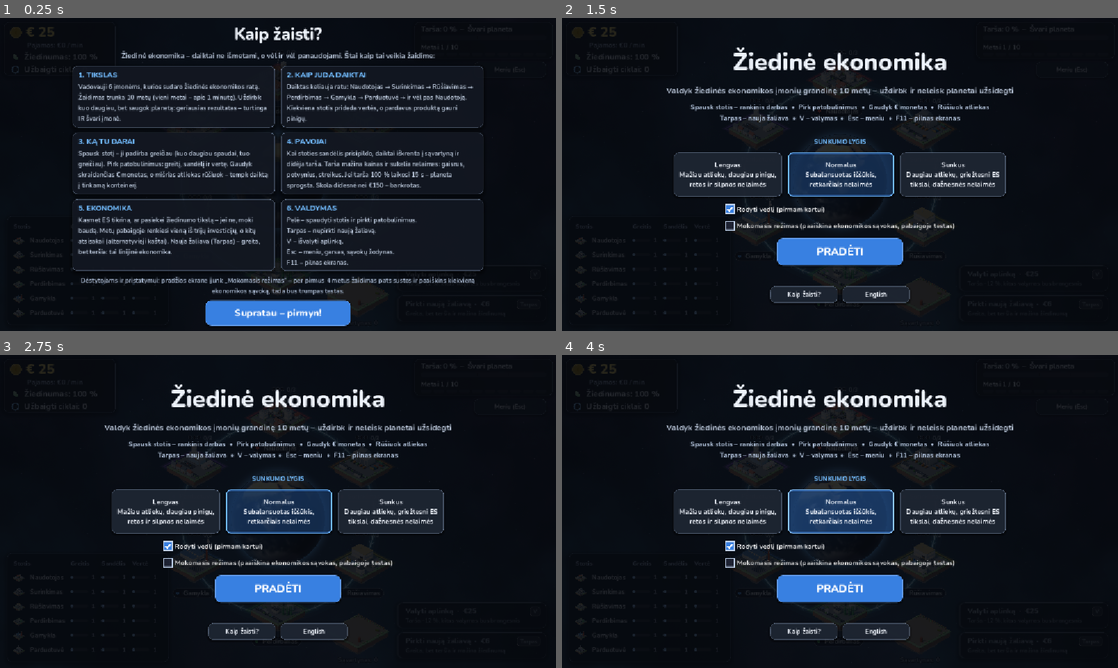
Above: before the commit, frames 1-4 (two rows, left to right).
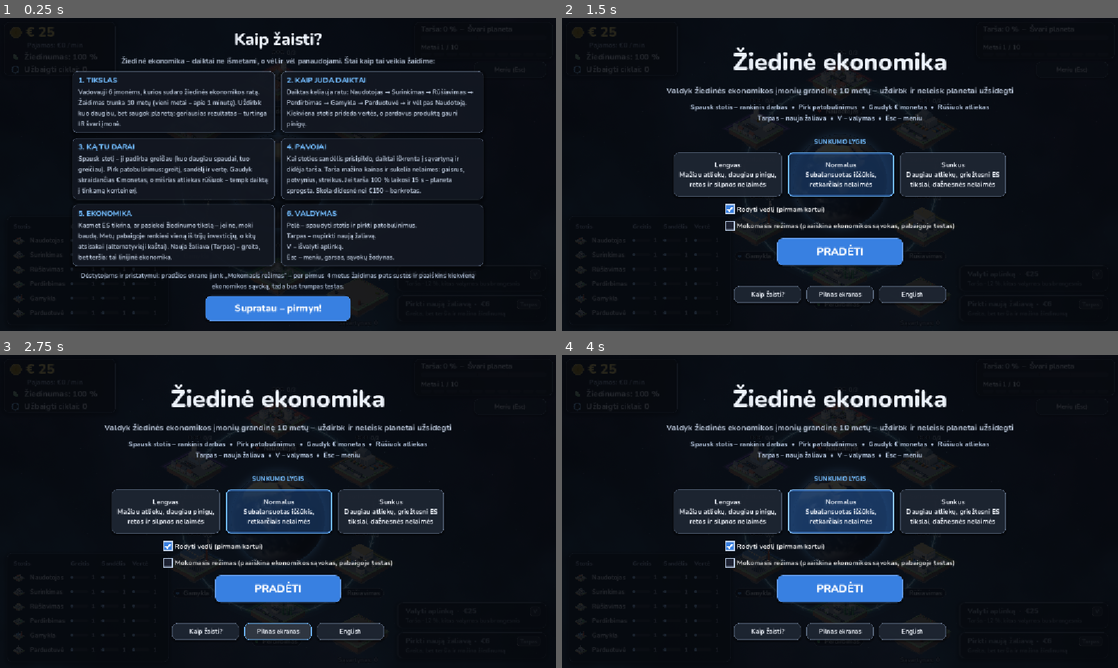
Above: after the commit, the same moments.

Repository: Y-Yes/ziedine-ekonomika
Game: Godot game, scene res://scenes/main.tscn
Same seed, same stepped clock (60 frames per second), same inputs: the game is played once before the commit and once after it.
Inputs (mouse positions are in pixels of both pictures, inside the frame that each line leads up to):
- Up to frame 1 (0.25 s): no input
- Up to frame 2 (1.5 s): click "Meniu (Esc)" at 0.5 s; click "Supratau – pirmyn!" at 1.25 s
- Up to frame 3 (2.75 s): click (278, 630) at 2 s, where only the run after the commit has a clickable "Pilnas ekranas"
- Up to frame 4 (4 s): click "Lengvas Mažiau atliekų, daugi…" at 2.75 s; click "Normalus Subalansuotas iššūki…" at 3.5 s

The runs differ from the first frame. In frame 1, 21% of the frame differs, in the area x 13-87%, y 2-99%; in frame 2, 1.4%; in frame 3, 1.5%; in frame 4, 1.4%.

Commit message:
Žaidimas tik naršyklėje (itch.io), HTML versija nukreipia į nuorodą, be F11

Diff:
--- a/scripts/game.gd
+++ b/scripts/game.gd
@@ -231,7 +231,7 @@
 	sfx.start_music()
 
 	get_viewport().size_changed.connect(_relayout)
-	if bool(Settings.get_value("fullscreen", false)):
+	if bool(Settings.get_value("fullscreen", false)) and not OS.has_feature("web"):
 		DisplayServer.window_set_mode(DisplayServer.WINDOW_MODE_FULLSCREEN)
 	_relayout()
 	hud.refresh_fullscreen()
@@ -286,8 +286,24 @@
 	hud.hide_event()
 	hud.show_start_overlay()
 
+## Full screen. In the browser the page itself is put in full screen through
+## JavaScript (works inside itch.io / iframes too), and it is not remembered,
+## because browsers only allow it right after a click or key press.
+func is_fullscreen() -> bool:
+	if OS.has_feature("web"):
+		return bool(JavaScriptBridge.eval("!!(document.fullscreenElement || document.webkitFullscreenElement)", true))
+	return DisplayServer.window_get_mode() in [DisplayServer.WINDOW_MODE_FULLSCREEN, DisplayServer.WINDOW_MODE_EXCLUSIVE_FULLSCREEN]
+
 func toggle_fullscreen() -> void:
-	var fs := DisplayServer.window_get_mode() in [DisplayServer.WINDOW_MODE_FULLSCREEN, DisplayServer.WINDOW_MODE_EXCLUSIVE_FULLSCREEN]
+	var fs := is_fullscreen()
+	if OS.has_feature("web"):
+		if fs:
+			JavaScriptBridge.eval("(document.exitFullscreen || document.webkitExitFullscreen).call(document)", true)
+		else:
+			JavaScriptBridge.eval("var e=document.documentElement;(e.requestFullscreen||e.webkitRequestFullscreen).call(e)", true)
+		Sfx.play("click")
+		get_tree().create_timer(0.4).timeout.connect(func(): hud.refresh_fullscreen())
+		return
 	DisplayServer.window_set_mode(DisplayServer.WINDOW_MODE_WINDOWED if fs else DisplayServer.WINDOW_MODE_FULLSCREEN)
 	Settings.set_value("fullscreen", not fs)
 	Sfx.play("click")
--- a/scripts/hud.gd
+++ b/scripts/hud.gd
@@ -147,7 +147,7 @@
 	["3. KĄ TU DARAI", "Spausk stotį – ji padirba greičiau (kuo daugiau spaudai, tuo greičiau). Pirk patobulinimus: greitį, sandėlį ir vertę. Gaudyk skraidančias € monetas, o mišrias atliekas rūšiuok – tempk daiktą į tinkamą konteinerį.", Color(1.0, 0.85, 0.4)],
 	["4. PAVOJAI", "Kai stoties sandėlis prisipildo, daiktai iškrenta į sąvartyną ir didėja tarša. Tarša mažina kainas ir sukelia nelaimes: gaisrus, potvynius, streikus. Jei tarša 100 % laikosi 15 s – planeta sprogsta. Skola didesnė nei €150 – bankrotas.", Color(1.0, 0.5, 0.4)],
 	["5. EKONOMIKA", "Kasmet ES tikrina, ar pasiekei žiedinumo tikslą – jei ne, moki baudą. Metų pabaigoje renkiesi vieną iš trijų investicijų, o kitų atsisakai (alternatyvieji kaštai). Nauja žaliava (Tarpas) – greita, bet teršia: tai linijinė ekonomika.", Color(0.75, 0.6, 1.0)],
-	["6. VALDYMAS", "Pelė – spaudyti stotis ir pirkti patobulinimus.\nTarpas – nupirkti naują žaliavą.\nV – išvalyti aplinką.\nEsc – meniu, garsas, sąvokų žodynas.\nF11 – pilnas ekranas.", Color(0.7, 0.8, 0.92)],
+	["6. VALDYMAS", "Pelė – spaudyti stotis ir pirkti patobulinimus.\nTarpas – nupirkti naują žaliavą.\nV – išvalyti aplinką.\nEsc – meniu, garsas, sąvokų žodynas.", Color(0.7, 0.8, 0.92)],
 ]
 var secret_label: Label
 var secret_btn: Button
@@ -565,8 +565,8 @@
 func refresh_fullscreen() -> void:
 	if fs_btn == null:
 		return
-	var fs := DisplayServer.window_get_mode() in [DisplayServer.WINDOW_MODE_FULLSCREEN, DisplayServer.WINDOW_MODE_EXCLUSIVE_FULLSCREEN]
-	fs_btn.text = Loc.t("Langas (F11)") if fs else Loc.t("Pilnas ekranas (F11)")
+	var fs: bool = game.is_fullscreen()
+	fs_btn.text = Loc.t("Išeiti iš pilno ekrano") if fs else Loc.t("Pilnas ekranas")
 
 # --- Language ----------------------------------------------------------------------
 
@@ -1064,7 +1064,7 @@
 	st.text = Loc.t("Valdyk žiedinės ekonomikos įmonių grandinę 10 metų – uždirbk ir neleisk planetai užsidegti")
 	var how := _center_label(start_box, 14, Color(0.75, 0.82, 0.92))
 	how.text = (Loc.t("Spausk stotis – rankinis darbas  •  Pirk patobulinimus  •  Gaudyk € monetas  •  Rūšiuok atliekas\n")
-		+ Loc.t("Tarpas – nauja žaliava  •  V – valymas  •  Esc – meniu  •  F11 – pilnas ekranas"))
+		+ Loc.t("Tarpas – nauja žaliava  •  V – valymas  •  Esc – meniu"))
 	var sp := Control.new()
 	sp.custom_minimum_size = Vector2(0, 6)
 	start_box.add_child(sp)
@@ -1145,6 +1145,13 @@
 	_button_styles(help_btn, Color(0.35, 0.7, 0.95))
 	help_btn.pressed.connect(func(): Sfx.play("click"); show_intro())
 	row5.add_child(help_btn)
+	var fs_start := Button.new()
+	fs_start.text = Loc.t("Pilnas ekranas")
+	fs_start.custom_minimum_size = Vector2(140, 32)
+	fs_start.add_theme_font_size_override("font_size", 13)
+	_button_styles(fs_start)
+	fs_start.pressed.connect(func(): game.toggle_fullscreen())
+	row5.add_child(fs_start)
 	row5.add_child(lang_btn)
 	_build_secret_button()
 	# The secret level is never pre-selected on launch – it stays a secret;
@@ -1923,7 +1930,7 @@
 	if ev is InputEventKey and ev.pressed and not ev.echo:
 		if ev.keycode == KEY_M:
 			_toggle_mute()
-		elif ev.keycode == KEY_F11 or (ev.keycode == KEY_ENTER and ev.alt_pressed):
+		elif not OS.has_feature("web") and (ev.keycode == KEY_F11 or (ev.keycode == KEY_ENTER and ev.alt_pressed)):
 			game.toggle_fullscreen()
 			get_viewport().set_input_as_handled()
 
--- a/scripts/loc.gd
+++ b/scripts/loc.gd
@@ -27,8 +27,7 @@
 	"Efektai": "Effects",
 	"Garso nustatymai": "Sound settings",
 	"Išjungti visą garsą (M)": "Mute all sound (M)",
-	"Langas (F11)": "Window (F11)",
-	"Pilnas ekranas (F11)": "Fullscreen (F11)",
+	"Išeiti iš pilno ekrano": "Exit full screen",
 	"PAJAMOS": "INCOME",
 	"Į SĄVARTYNĄ": "TO LANDFILL",
 	"TARŠA": "POLLUTION",
@@ -38,8 +37,8 @@
 		"Run a circular-economy supply chain for 10 years – make money and don't let the planet burn",
 	"Spausk stotis – rankinis darbas  •  Pirk patobulinimus  •  Gaudyk € monetas  •  Rūšiuok atliekas\n":
 		"Click stations – manual work  •  Buy upgrades  •  Catch € coins  •  Sort waste\n",
-	"Tarpas – nauja žaliava  •  V – valymas  •  Esc – meniu  •  F11 – pilnas ekranas":
-		"Space – new raw material  •  V – clean-up  •  Esc – menu  •  F11 – fullscreen",
+	"Tarpas – nauja žaliava  •  V – valymas  •  Esc – meniu":
+		"Space – new raw material  •  V – clean-up  •  Esc – menu",
 	"SUNKUMO LYGIS": "DIFFICULTY",
 	"Rodyti vedlį (pirmam kartui)": "Show tutorial (first time)",
 	"PRADĖTI": "START",
@@ -160,7 +159,7 @@
 	"Spausk stotį – ji padirba greičiau (kuo daugiau spaudai, tuo greičiau). Pirk patobulinimus: greitį, sandėlį ir vertę. …(301 unchanged characters)…
 	"Kai stoties sandėlis prisipildo, daiktai iškrenta į sąvartyną ir didėja tarša. Tarša mažina kainas ir sukelia nelaime …(371 unchanged characters)…
 	"Kasmet ES tikrina, ar pasiekei žiedinumo tikslą – jei ne, moki baudą. Metų pabaigoje renkiesi vieną iš trijų investic …(376 unchanged characters)…
-	"Pelė – spaudyti stotis ir pirkti patobulinimus.\nTarpas – nupirkti naują žaliavą.\nV – išvalyti aplinką.\nEsc – meniu, garsas, sąvokų žodynas.\nF11 – pilnas ekranas.": "Mouse – click stations and buy upgrades.\nSpace – buy new raw material.\nV – clean up the environment.\nEsc – menu, sound, glossary.\nF11 – full screen.",
+	"Pelė – spaudyti stotis ir pirkti patobulinimus.\nTarpas – nupirkti naują žaliavą.\nV – išvalyti aplinką.\nEsc – meniu, garsas, sąvokų žodynas.": "Mouse – click stations and buy upgrades.\nSpace – buy new raw material.\nV – clean up the environment.\nEsc – menu, sound, glossary.",
 	"Ekstremalus": "Extreme",
 	"Slaptas lygis": "Secret level",
 	"★ SLAPTAS LYGIS: EKSTREMALUS ★": "★ SECRET LEVEL: EXTREME ★",
Not shown, changed: Zaidimas_HTML/SKAITYK.txt
Not shown, changed: README.md
Not shown, changed: Zaidimas_HTML/ZAISTI.bat
Not shown, changed: Zaidimas_HTML/index.html
Not shown, removed: Zaidimas_HTML/index.js
Not shown, removed: Zaidimas_HTML/index.pck
Not shown, removed: Zaidimas_HTML/index.wasm.gz
